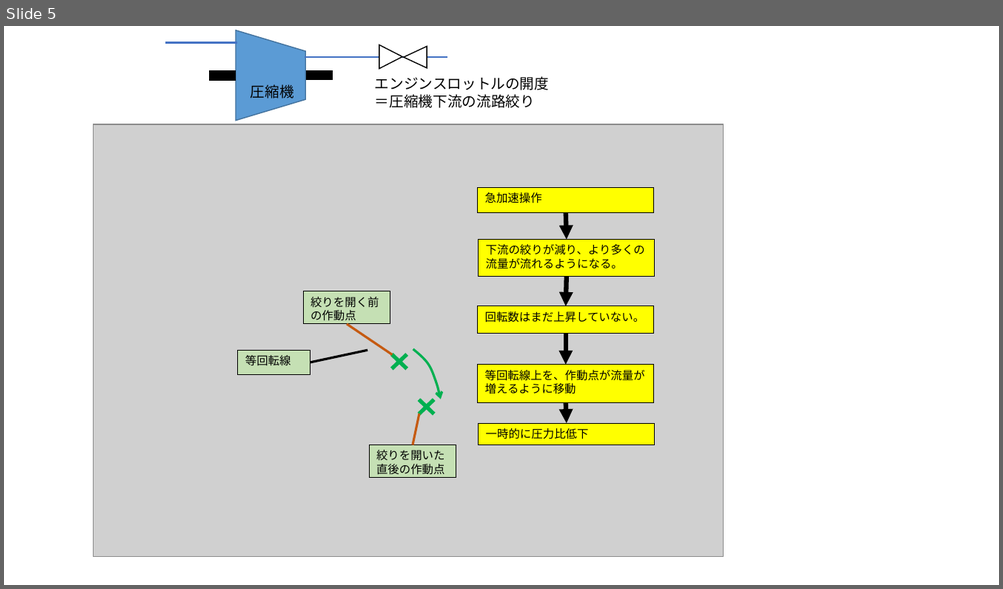
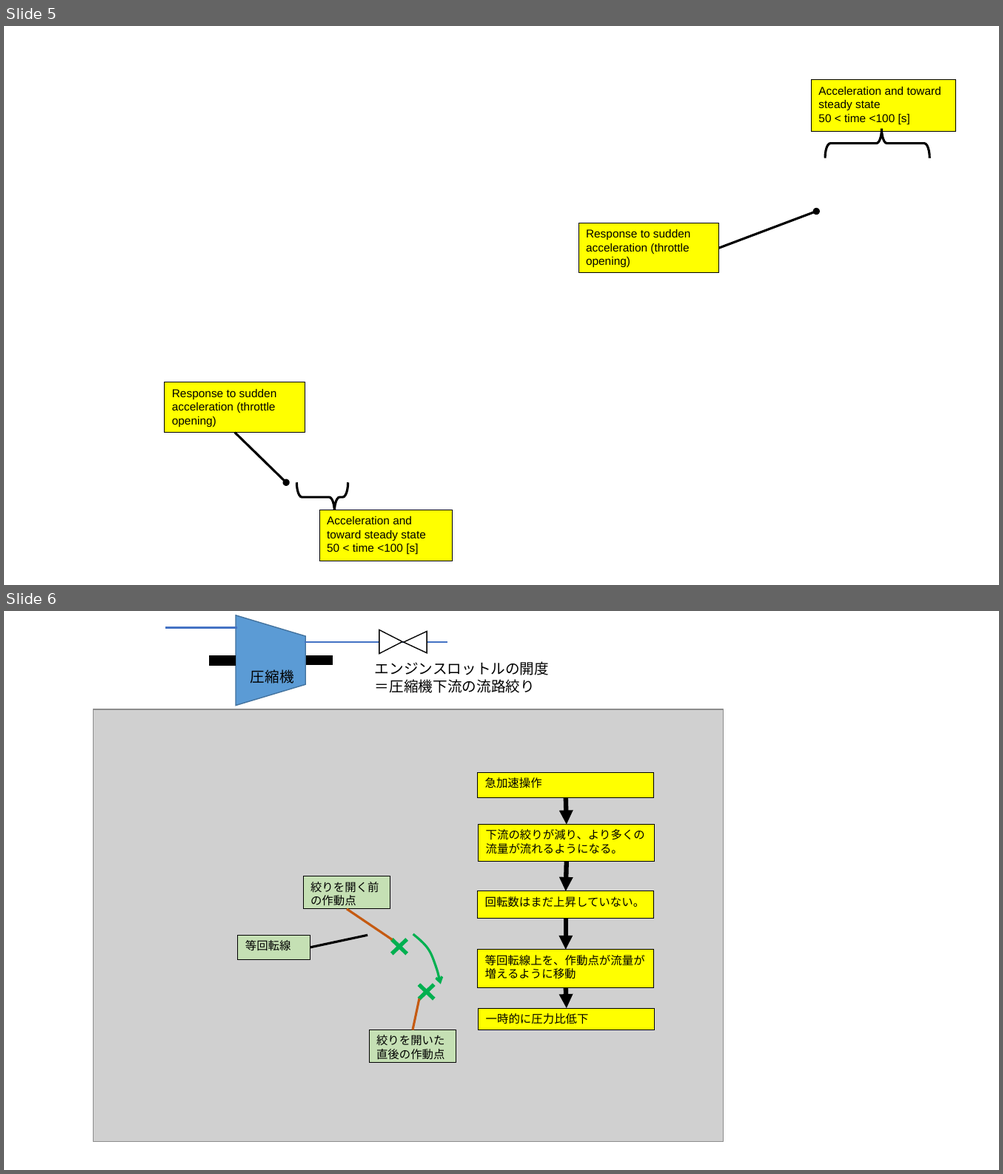
Before and after one commit to zeta-plusplus/PropulsionSystem, a slide deck: docs/Examples/Engines/Transient/O360-turbocharged-vs-none/makeFig_O360-turbocharged-vs-none.pptx. Shown one above the other, each under a label of ours: slide 5 before the commit, slides 5 and 6 after it. The pictures are 1003x589 and 1003x1174 pixels, drawn with LibreOffice and Linux fonts; fonts in the diff are those of the drawing; grey boxes stand for pictures; background and template pictures are left out. Boxes give left, top, right and bottom in pixels: in the first picture for what was removed or moved away, otherwise in the second. Text is boxed around its words. In the diff, an @@ line names an element or a change of style, - is before the commit and + after.

```diff
--- a/docs/Examples/Engines/Transient/O360-turbocharged-vs-none/makeFig_O360-turbocharged-vs-none.pptx
+++ b/docs/Examples/Engines/Transient/O360-turbocharged-vs-none/makeFig_O360-turbocharged-vs-none.pptx
@@ slide 5 added at [4,26,999,585], background picture (left out) @@
@@ rectangle added at [811,80,956,131], fill #FFFF00, outline #000000 0.75 pt, 11 pt, text #000000 @@
+Acceleration and toward steady state
+50 < time <100 [s]
@@ right brace added at [825,129,930,158], outline #000000 2.25 pt @@
@@ rectangle added at [578,223,719,273], fill #FFFF00, outline #000000 0.75 pt, 11 pt, text #000000 @@
+Response to sudden acceleration (throttle opening)
@@ arrow added from (719, 248) to (817, 212), #000000 2.25 pt @@
@@ rectangle added at [165,383,304,432], fill #FFFF00, outline #000000 0.75 pt, 11 pt, text #000000 @@
+Response to sudden acceleration (throttle opening)
@@ arrow added from (235, 432) to (286, 483), #000000 2.25 pt @@
@@ right brace added at [296,483,348,512], outline #000000 2.25 pt @@
@@ rectangle added at [319,510,452,562], fill #FFFF00, outline #000000 0.75 pt, 11 pt, text #000000 @@
+Acceleration and toward steady state
+50 < time <100 [s]
@@ what was slide 5 is now slide 6 @@
```
Also in this commit, not shown: 1 other file.
